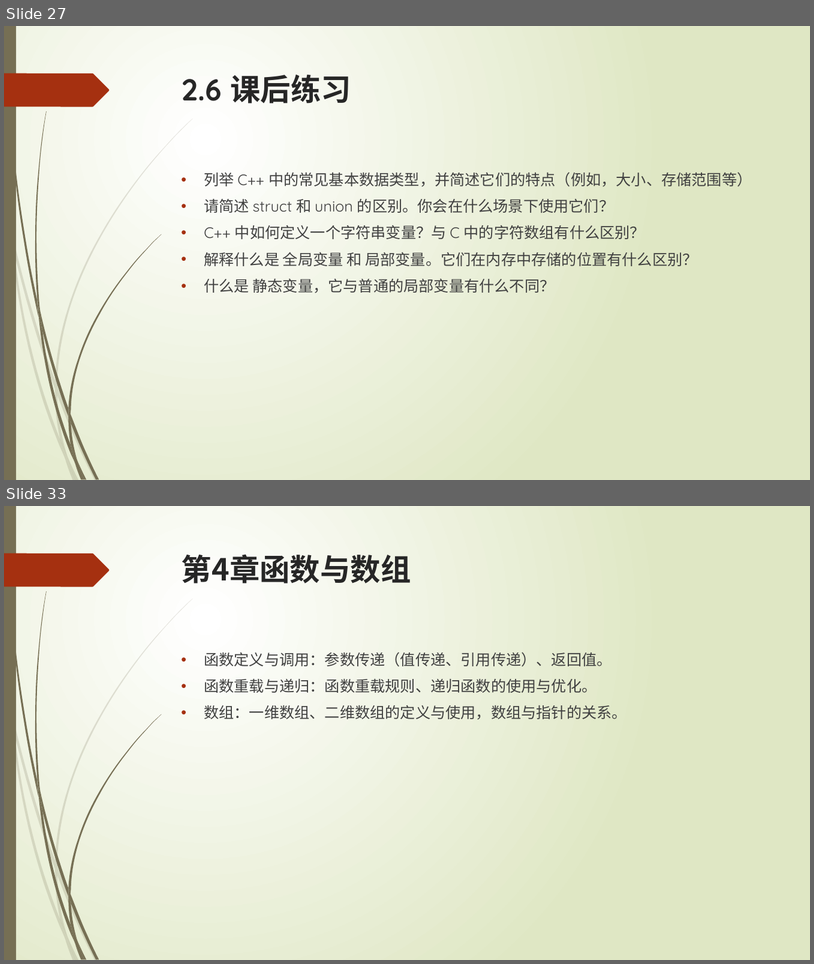
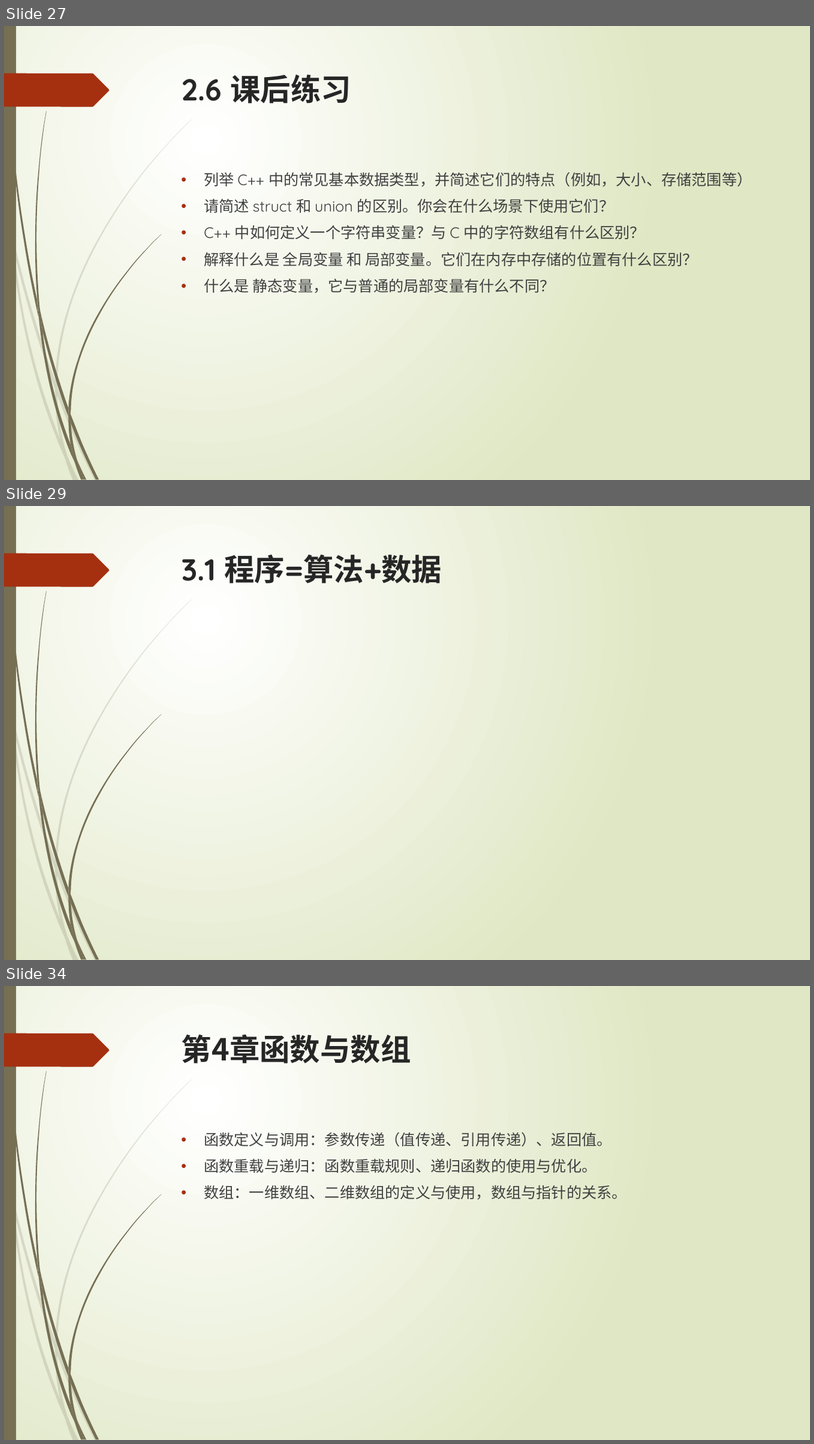
Before and after one commit to liuty2006/learn, a slide deck: learn_cpp/docs/C++语言培训.pptx. Shown one above the other, each under a label of ours: slides 27 and 33 before the commit, slides 27, 29 and 34 after it; the slides between them are not shown. The pictures are 814x964 and 814x1444 pixels, drawn with LibreOffice and Linux fonts; fonts in the diff are those of the drawing. Boxes give left, top, right and bottom in pixels: in the first picture for what was removed or moved away, otherwise in the second. Text is boxed around its words. In the diff, an @@ line names an element or a change of style, - is before the commit and + after.

```diff
--- a/learn_cpp/docs/C++语言培训.pptx
+++ b/learn_cpp/docs/C++语言培训.pptx
@@ slide 29 added at box(4, 506, 810, 960), background gradient #FFFFFF to #DFE8C4; not listed: 24 template elements that a slide beside it also shows @@
@@ title added at box(182, 555, 442, 583), 36 pt, text #262626, bold @@
+3.1 程序=算法+数据
@@ what was slide 33 is now slide 34 @@
```
Also in this commit, not shown: 5 slides changed, 1 other file.
